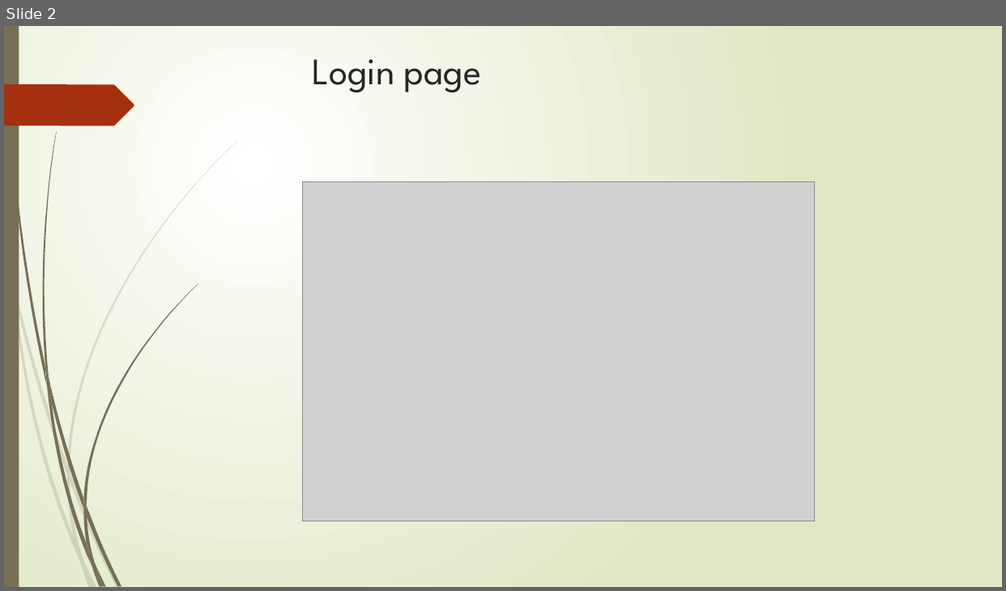
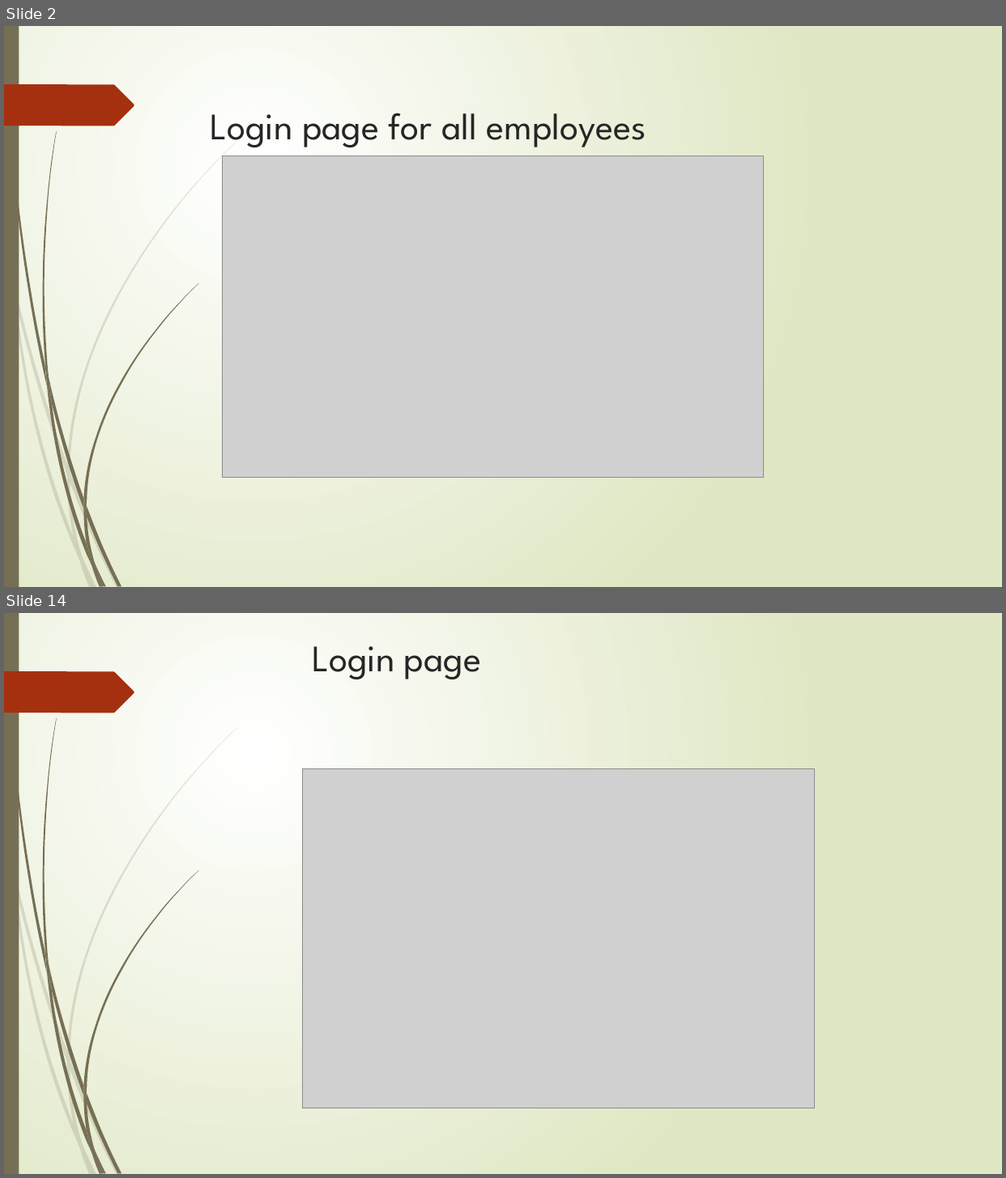
Before and after one commit to alitorabi1/SmallStore, a slide deck: Documents/Presentation.pptx. Shown one above the other, each under a label of ours: slide 2 before the commit, slides 2 and 14 after it; the slides between them are not shown. The pictures are 1006x591 and 1006x1178 pixels, drawn with LibreOffice and Linux fonts; fonts in the diff are those of the drawing; grey boxes stand for pictures. Boxes give left, top, right and bottom in pixels: in the first picture for what was removed or moved away, otherwise in the second. Text is boxed around its words. In the diff, an @@ line names an element or a change of style, - is before the commit and + after.

```diff
--- a/Documents/Presentation.pptx
+++ b/Documents/Presentation.pptx
@@ slide 2 added at box(4, 26, 1002, 587), background gradient #FFFFFF to #DFE8C4; not listed: 24 template elements that a slide beside it also shows @@
@@ title added at box(210, 113, 646, 148), 36 pt, text #262626 @@
+Login page for all employees
@@ picture added at box(222, 156, 763, 477) @@
@@ what was slide 2 is now slide 14 @@
```
Also in this commit, not shown: 5 slides changed, 11 other slides added.
